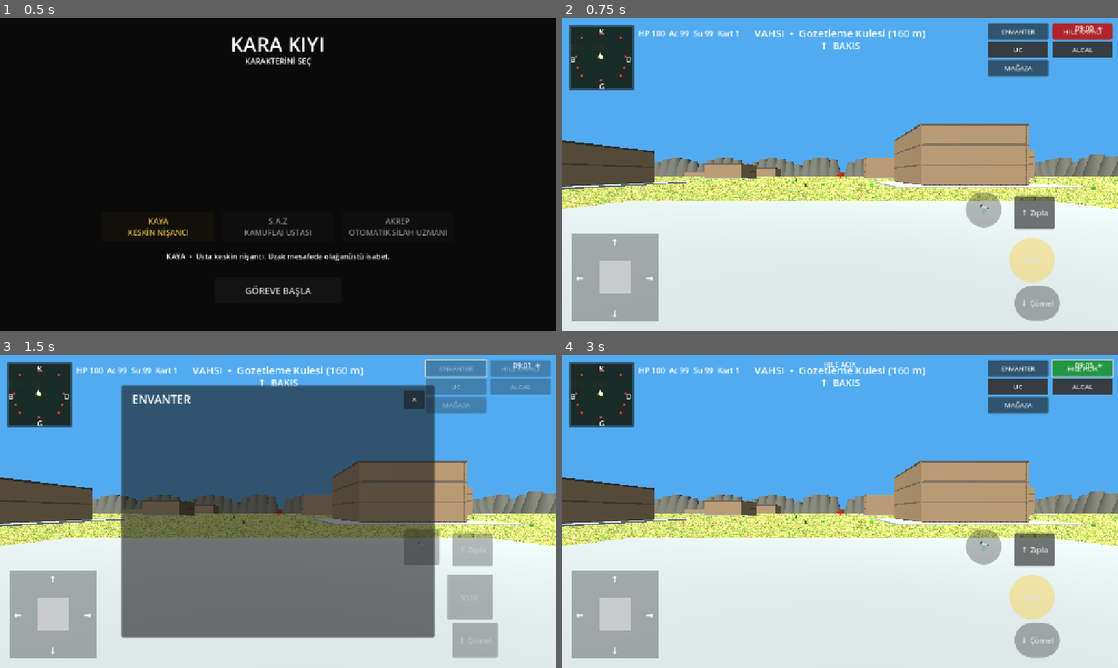
Above: before the commit, frames 1-4 (two rows, left to right).
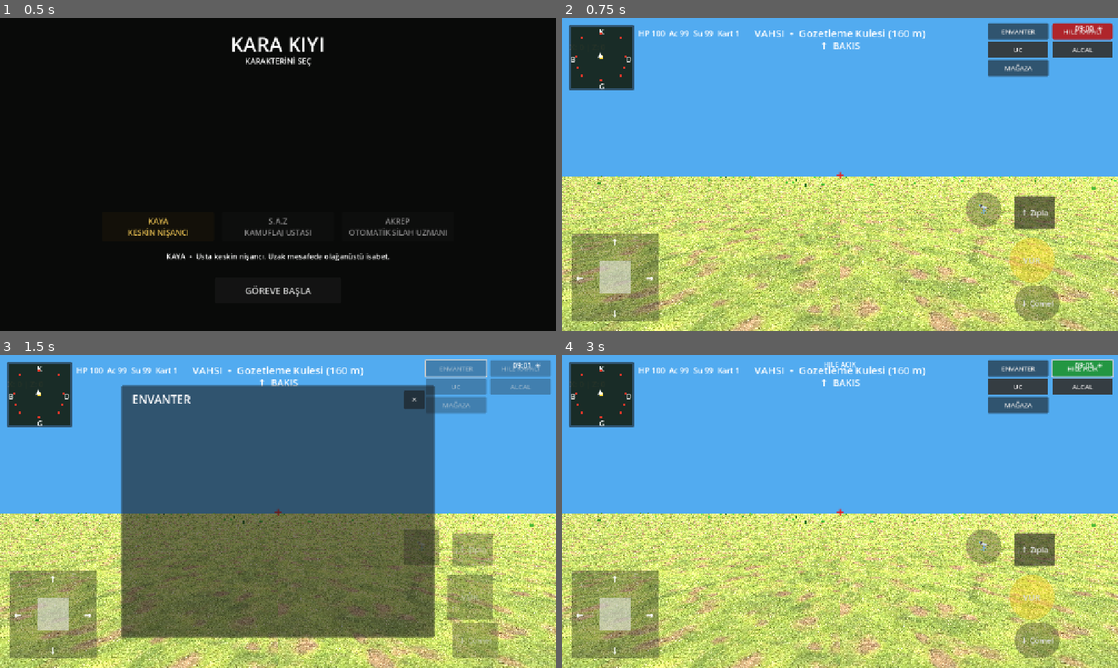
Above: after the commit, the same moments.

Repository: cantrsx-blip/GrayCardWars
Game: Godot game, scene res://scenes/Intro.tscn
Same seed, same stepped clock (60 frames per second), same inputs: the game is played once before the commit and once after it.
Inputs:
- Up to frame 1 (0.5 s): no input
- Up to frame 2 (0.75 s): click "GÖREVE BAŞLA" at 0.5 s
- Up to frame 3 (1.5 s): click "ENVANTER" at 1.25 s
- Up to frame 4 (3 s): click "✕" at 2 s; click "HILE KAPALI" at 2.75 s

Frame 1 is identical in both runs. In frame 2, 56% of the frame differs, in the area x 0-100%, y 33-100%; in frame 3, 54%; in frame 4, 56%.

Commit message:
Keep world as terrain only

Diff:
--- a/scripts/main.gd
+++ b/scripts/main.gd
@@ -507,10 +507,6 @@
 	_build_world_environment()
 	_build_world_light()
 	_build_terrain_mesh()
-	_build_settlement_areas()
-	_build_map_edge_mountains()
-	_build_corner_settlements()
-	_build_settlement_houses()
 
 func _build_corner_settlements() -> void:
 	# All 20 settlements are distributed in the free interior. No four-corner lock.
